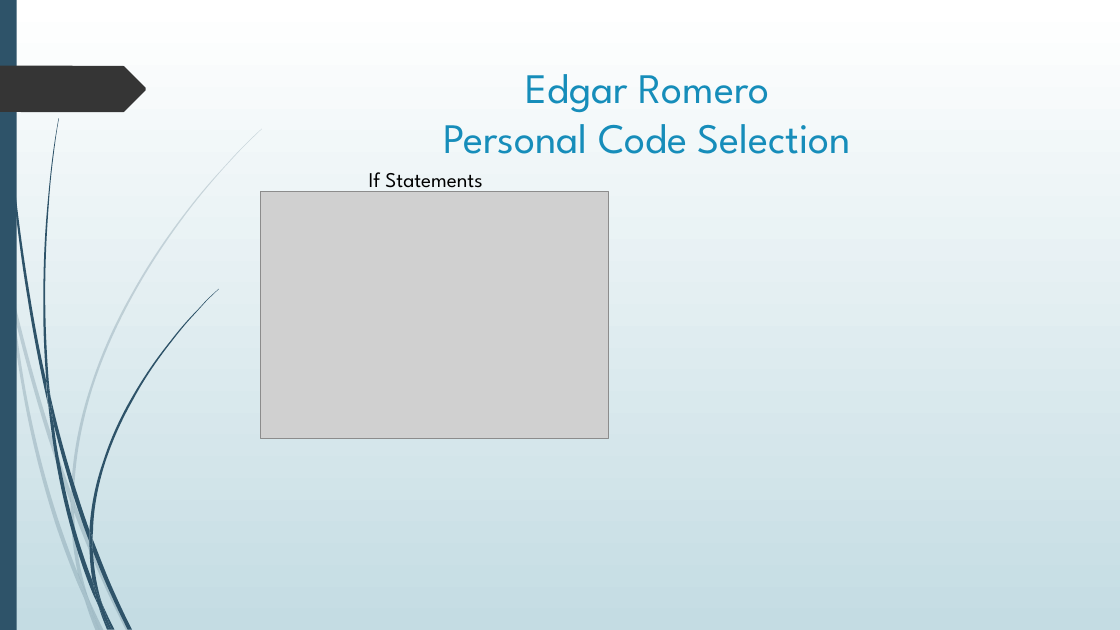
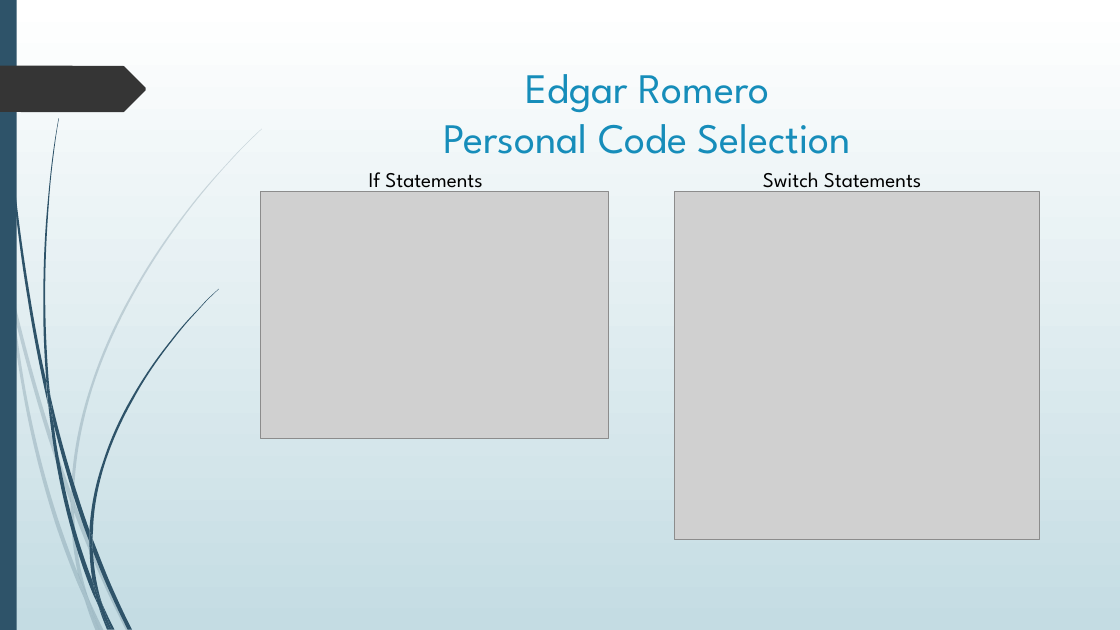
Before and after one commit to Hicken-Fredrick/The-Straight-Narrow, a slide deck: slide 11 of City of Aaron/src/Misc/CIT 260 Mid-Term Presentation.pptx. Drawn at 1120x630 pixels with LibreOffice and Linux fonts; fonts in the diff are those of the drawing; grey boxes stand for pictures. Boxes give left, top, right and bottom in pixels: in the first picture for what was removed or moved away, otherwise in the second. Text is boxed around its words. In the diff, an @@ line names an element or a change of style, - is before the commit and + after.

```diff
--- a/City of Aaron/src/Misc/CIT 260 Mid-Term Presentation.pptx
+++ b/City of Aaron/src/Misc/CIT 260 Mid-Term Presentation.pptx
@@ text added at [763, 172, 921, 192], 18 pt, text #000000 @@
+Switch Statements
@@ picture added at [675, 192, 1040, 539] @@
```
Also in this commit, not shown: 2 other slides changed.
